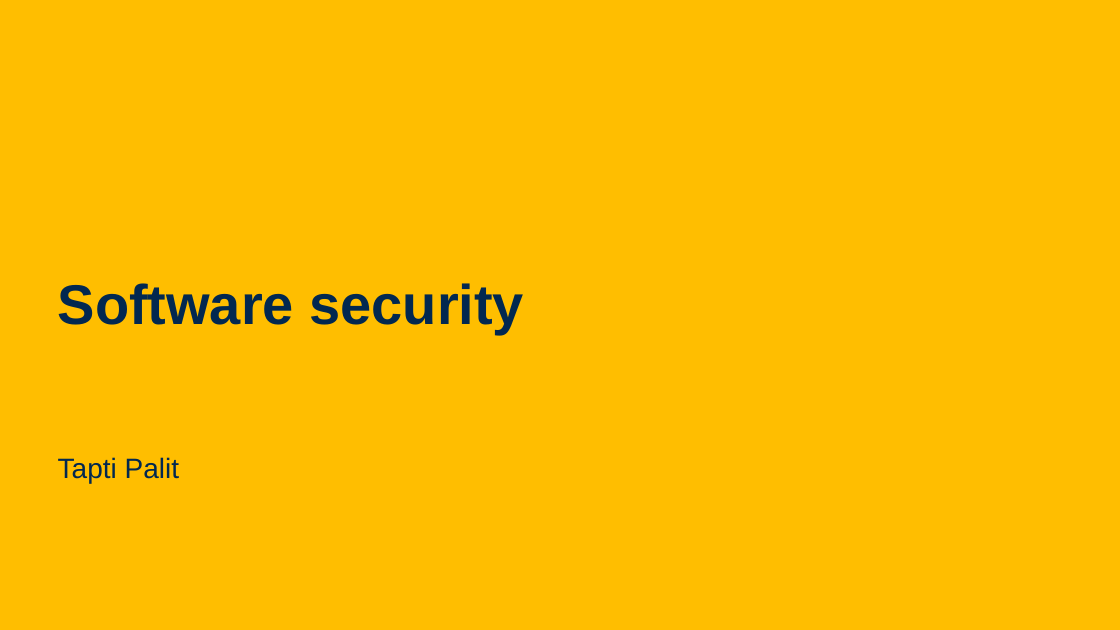
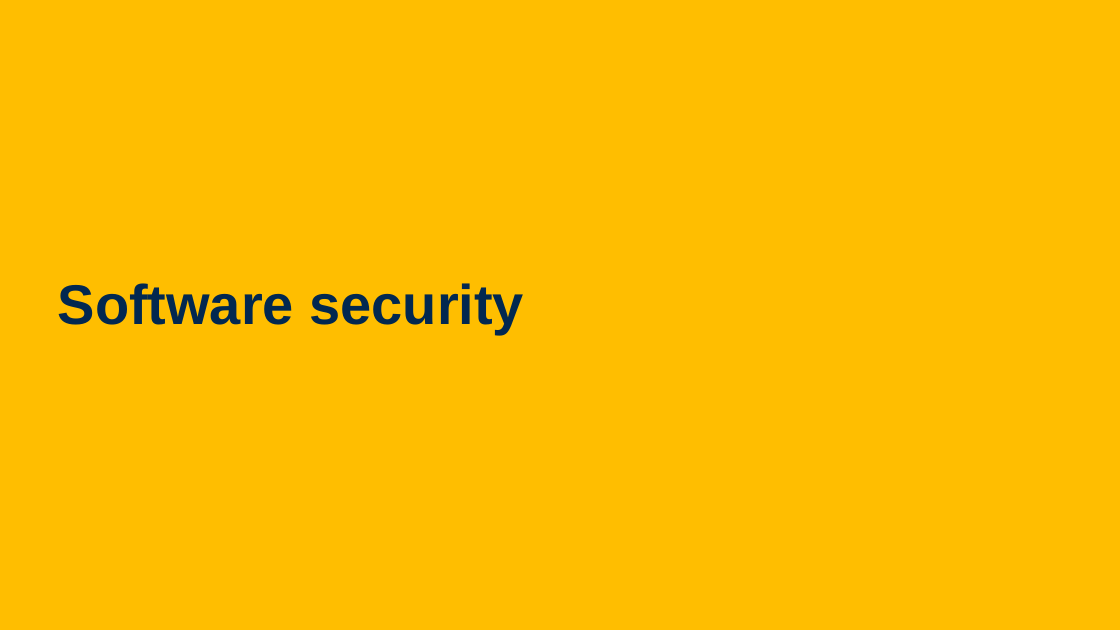
Before and after one commit to davsec-teaching/ecs160-f25, a slide deck: slide 21 of slides/9_software_security.pptx (slide 25 before the commit). Drawn at 1120x630 pixels with LibreOffice and Linux fonts; fonts in the diff are those of the drawing; background and template pictures are left out. Boxes give left, top, right and bottom in pixels: in the first picture for what was removed or moved away, otherwise in the second. Text is boxed around its words. In the diff, an @@ line names an element or a change of style, - is before the commit and + after.

```diff
--- a/slides/9_software_security.pptx
+++ b/slides/9_software_security.pptx
@@ text removed at <box>58,457,179,483</box> @@
-Tapti Palit
```
Also in this commit, not shown: 7 other slides changed, 4 slides added, 1 slide removed.
